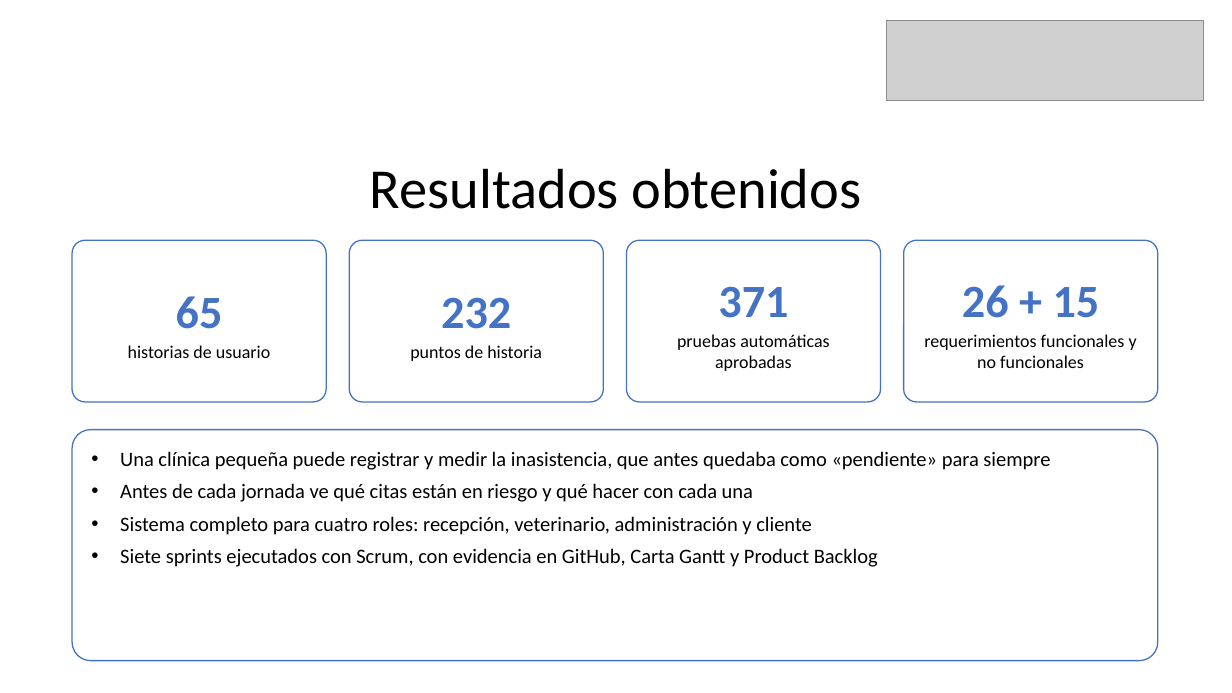
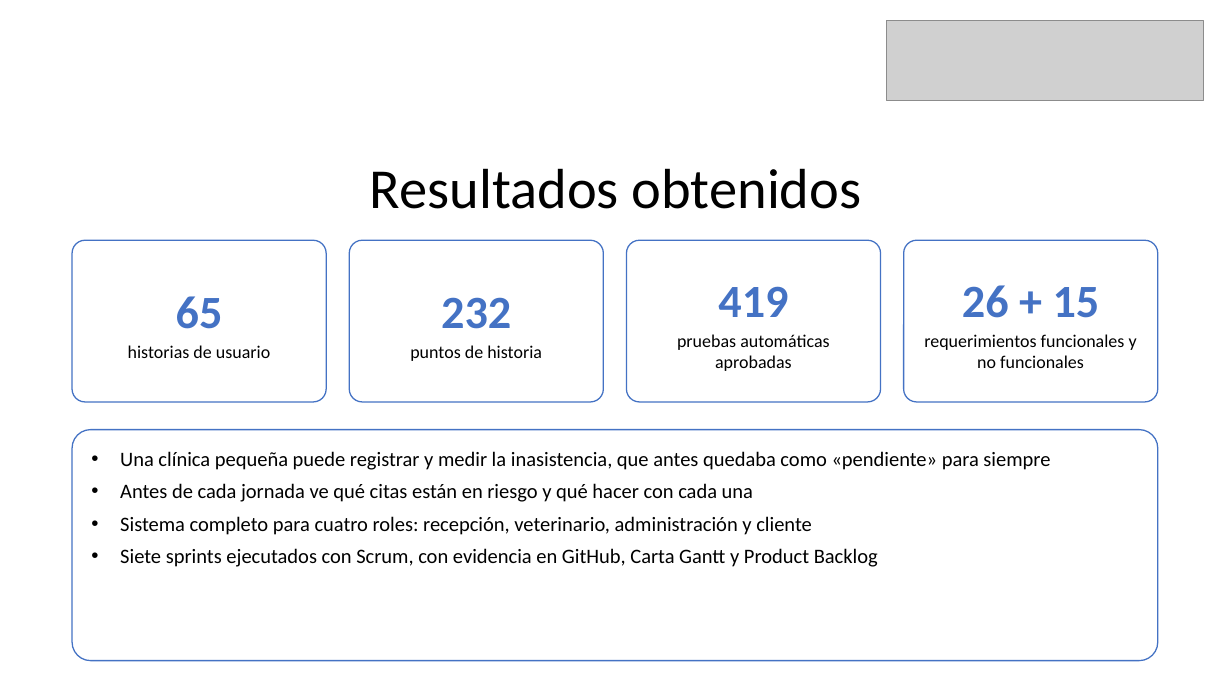
Before and after one commit to KatUci/PreVet, a slide deck: slide 16 of Fase 3/Evidencias Grupales/Presentación Final del proyecto (Español).pptx (slide 12 before the commit). Drawn at 1232x693 pixels with LibreOffice and Linux fonts; fonts in the diff are those of the drawing; grey boxes stand for pictures. Boxes give left, top, right and bottom in pixels: in the first picture for what was removed or moved away, otherwise in the second. Text is boxed around its words. In the diff, an @@ line names an element or a change of style, - is before the commit and + after.

```diff
--- a/Fase 3/Evidencias Grupales/Presentación Final del proyecto (Español).pptx
+++ b/Fase 3/Evidencias Grupales/Presentación Final del proyecto (Español).pptx
@@ text in rounded rectangle at [718, 286, 788, 317]: text changed @@
-371
+419
```
Also in this commit, not shown: 1 other slide changed, 8 slides added, 1 other file.
